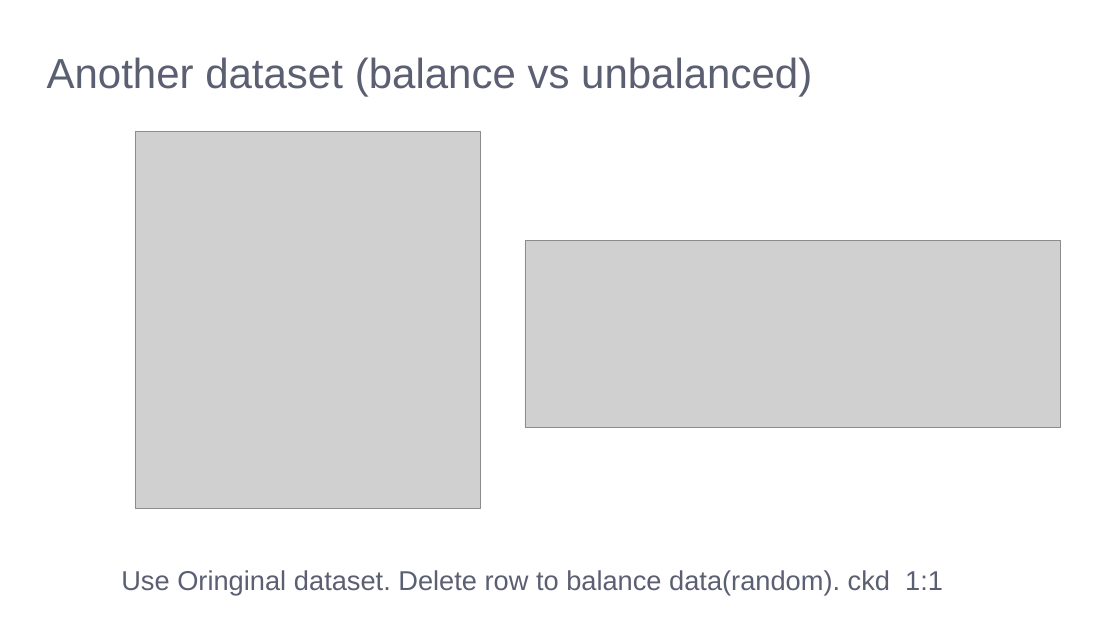
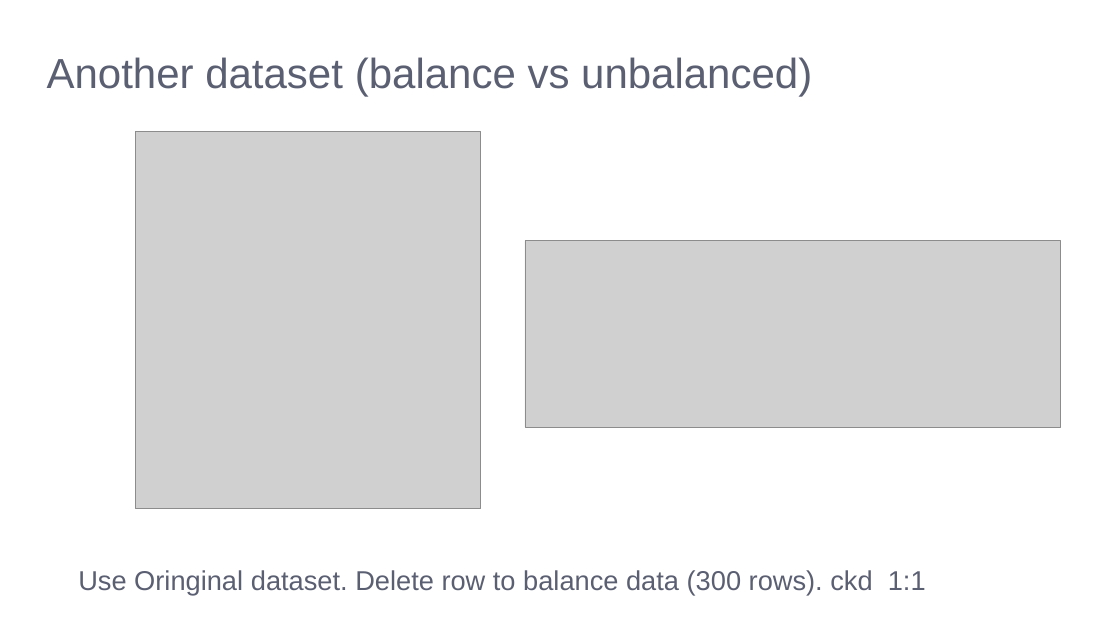
Before and after one commit to LeeMoofon0222/Vizuro_Intern, a slide deck: slide 19 of ckd_process/kidney_disease_ppt.pptx. Drawn at 1120x630 pixels with LibreOffice and Linux fonts; fonts in the diff are those of the drawing; grey boxes stand for pictures; background and template pictures are left out. Boxes give left, top, right and bottom in pixels: in the first picture for what was removed or moved away, otherwise in the second. Text is boxed around its words. In the diff, an @@ line names an element or a change of style, - is before the commit and + after.

```diff
--- a/ckd_process/kidney_disease_ppt.pptx
+++ b/ckd_process/kidney_disease_ppt.pptx
@@ text at <box>78,570,926,595</box>: text changed @@
-Use Oringinal dataset. Delete row to balance data(random). ckd 1:1
+Use Oringinal dataset. Delete row to balance data (300 rows). ckd 1:1
```
Also in this commit, not shown: 1 other slide changed, 1 slide added, 1 slide removed, 22 other files.
